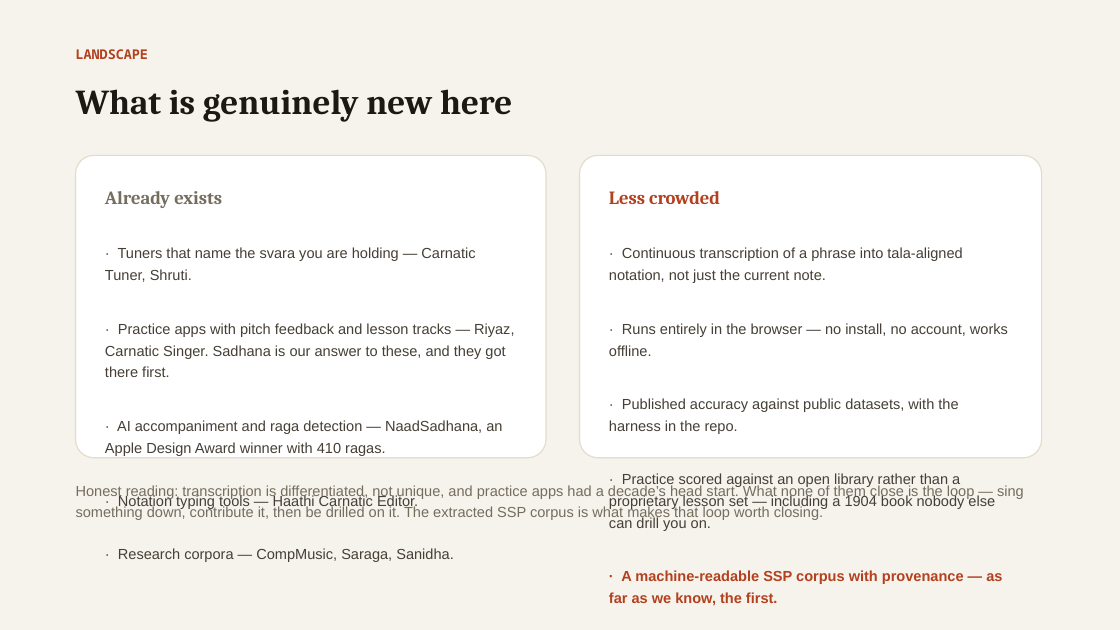
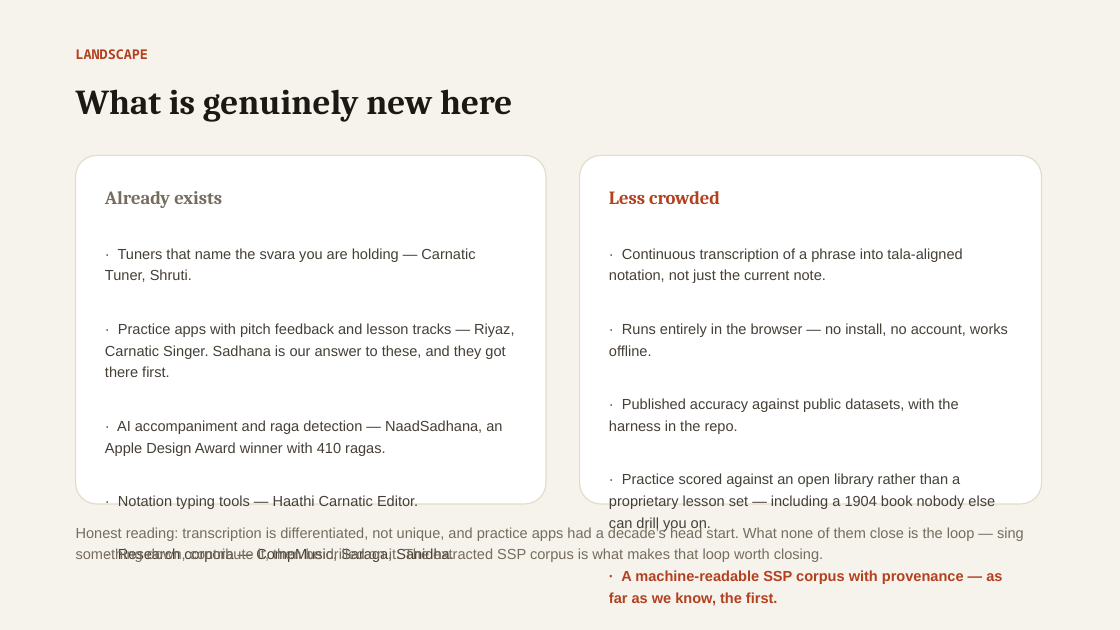
Before and after one commit to vinoth4v/sruthiscribe, a slide deck: slide 9 of SruthiScribe-pitch.pptx. Drawn at 1120x630 pixels with LibreOffice and Linux fonts; fonts in the diff are those of the drawing. Boxes give left, top, right and bottom in pixels: in the first picture for what was removed or moved away, otherwise in the second. Text is boxed around its words. In the diff, an @@ line names an element or a change of style, - is before the commit and + after.

```diff
--- a/SruthiScribe-pitch.pptx
+++ b/SruthiScribe-pitch.pptx
@@ rounded rectangle: place and size @@
-rounded rectangle at [76,155,546,458]
+rounded rectangle at [76,155,546,504]
@@ rounded rectangle: place and size @@
-rounded rectangle at [580,155,1042,458]
+rounded rectangle at [580,155,1042,504]
@@ text "Already exists" rewrapped from [105,191,514,562] to [105,191,514,509] @@
@@ text "Honest reading: transcription is differentiated, ...": place and size @@
-text "Honest reading: transcription is differentiated, ..." at [76,484,1024,521]
+text "Honest reading: transcription is differentiated, ..." at [76,526,1024,563]
```
Also in this commit, not shown: 1 other slide changed, 2 other files.
